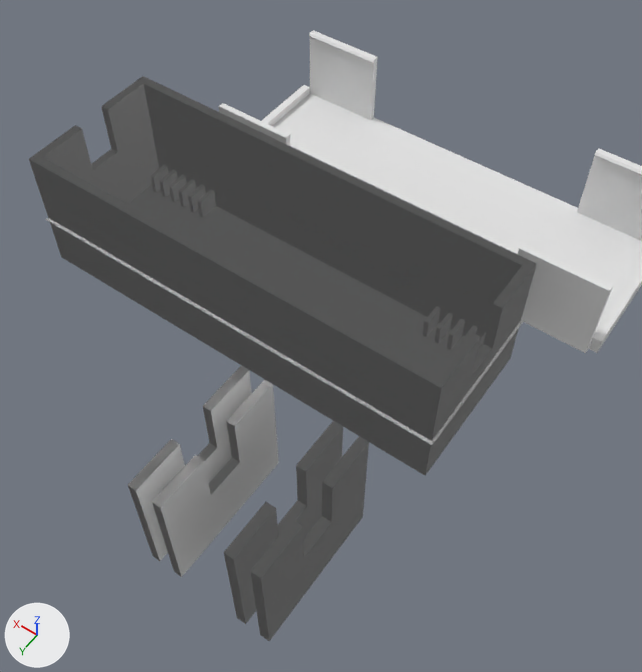
One commit to the Blender file net_box/net_box.blend: the scene before it, then after it.
Before and after are seen from a camera (50 mm lens) standing at (-0.0328, 0.1171, 0.1539) and looking at (0.0348, 0.0224, 0.0051). The axes (+X, +Y, +Z) are drawn at lower left. The lights are the same throughout.

Objects in the first picture: 'slot2', 'slot2.001', 'slot2.002'.
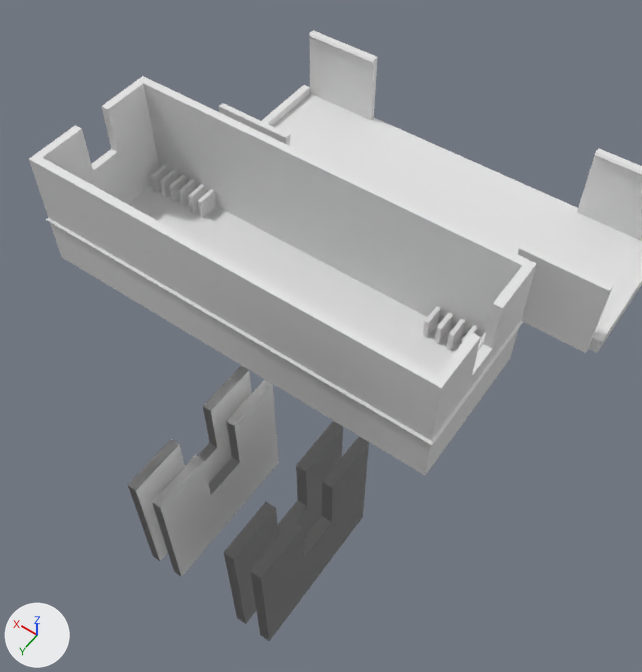
Boxes (x1, y1, x2, y2) around the edits, measured in the pictures (642 x 672 px):
part 1 of me_cube_001, deleted
    before: (29, 76, 537, 475)
part 2 of me_cube_001, built on
    after: (118, 126, 496, 372)

The edits, one by one:
me_cube_001 is used by ob_slot2_001; location (0.0291, 0.0643, 0.0131); scale (0.01, 0.01, 0.01).
me_cube_001 had 556 vertices, 408 faces and spanned x -2.91..7.19, y -6.43..-2.84, z -1.31..1.69.
me_cube_001 now has 282 vertices, 229 faces, 3 loose edges and spans x -2.91..7.19, y -6.43..-2.84, z -1.31..1.69.
me_cube_001 part 1: 24 loose pieces with 270 vertices, spanning x -2.91..7.19, y -6.43..-2.84, z -1.31..1.69, are deleted.
Part 2, on me_cube_001:
6 vertices are removed from x -2.66..-1.06, y -6.18..-3.08, z -1.11.
37 faces are deleted.
2 vertices are added at (6.94, -5.68, -1.11), (6.94, -6.18, -0.61).
3 loose edges are added.
18 new faces join them, mat_material_003 (white #e7e7e7).
36 new faces join them, mat_material (white #e7e7e7).
3 new faces join them, mat_material_009 (white #e7e7e7).
me_cube_001 now uses material mat_material_009 (white #e7e7e7).
